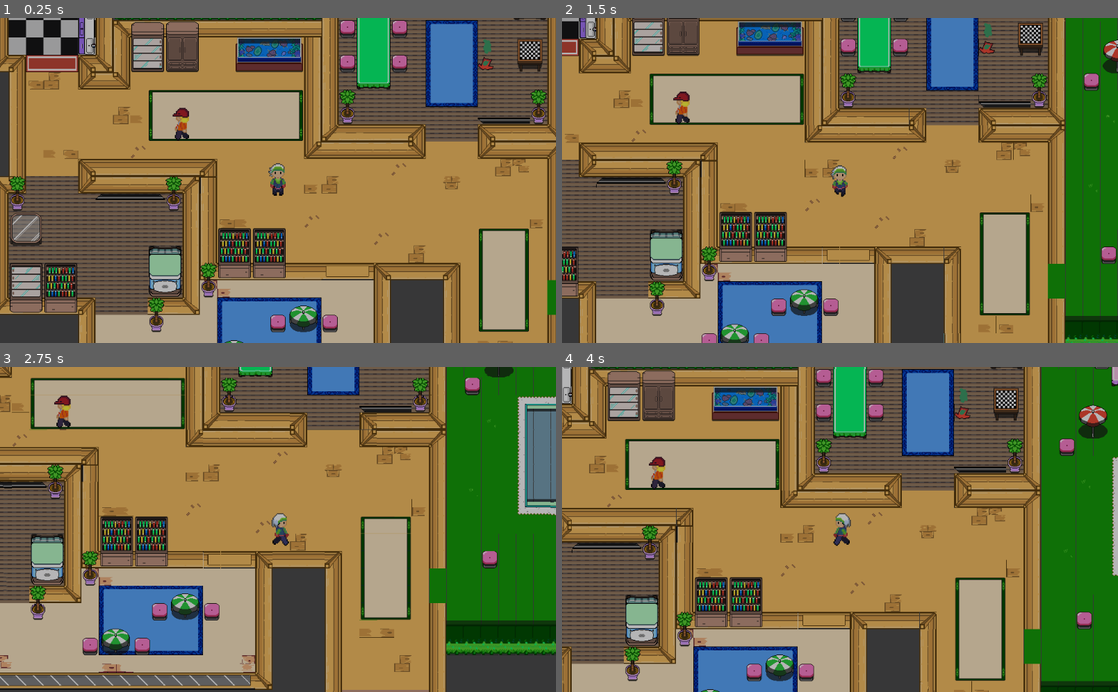
Above: before the commit, frames 1-4 (two rows, left to right).
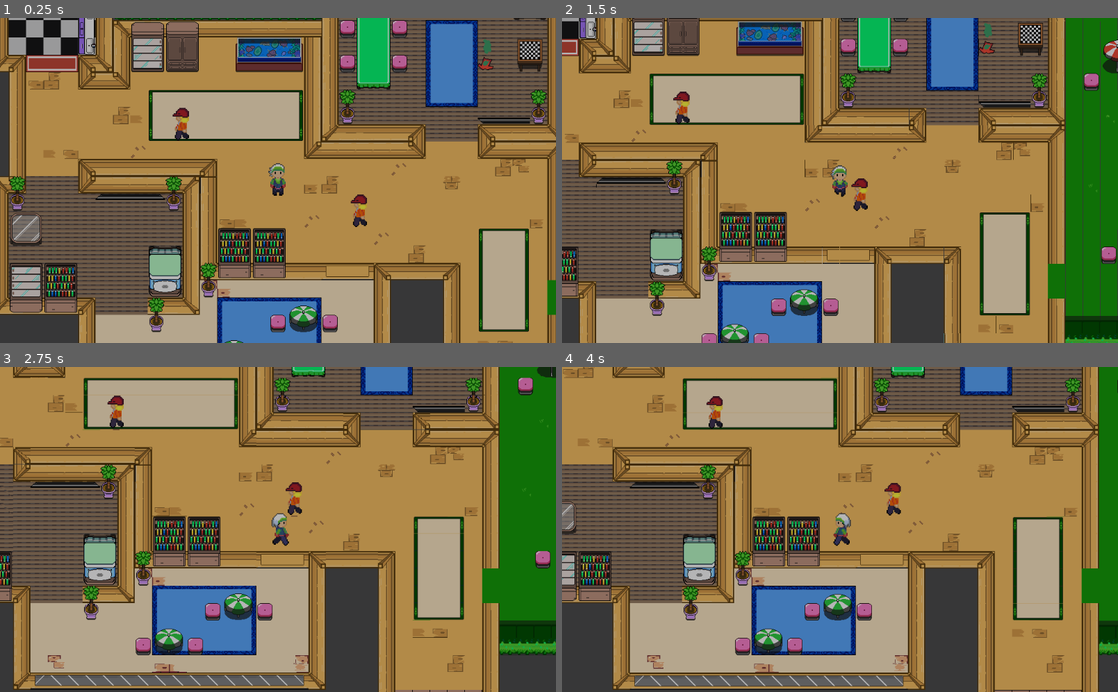
Above: after the commit, the same moments.

Repository: samsvp/Metal-Party-Solid
Game: Godot game, scene res://Node2D.tscn
The game is run twice, just before and just after one commit, with the same random seed, the same clock (stepped at 60 frames per second) and the same inputs.
Inputs:
- Up to frame 1 (0.25 s): no input
- Up to frame 2 (1.5 s): hold Right (ui_right) 0.53-1.28 s; hold Down (ui_down) from 1.28 s (still down)
- Up to frame 3 (2.75 s): release Down (ui_down) at 2.03 s; hold Right (ui_right) from 2.03 s (still down)
- Up to frame 4 (4 s): release Right (ui_right) at 2.78 s; hold Up (ui_up) 2.78-3.53 s; hold Left (ui_left) from 3.53 s (still down)

The runs differ from the first frame. In frame 1, 0.2% of the frame differs, in the area x 63-66%, y 54-65%; in frame 2, 0.2%; in frame 3, 57%; in frame 4, 79%, in the area x 0-100%, y 0-100%.
Error before the commit: Attempt to call function 'get_simple_path' in base 'null instance' on a null instance. (res://enemy_patrol.gd:40)

Commit message:
create follow enemy in main scene

Diff:
--- a/Node2D.tscn
+++ b/Node2D.tscn
@@ -1,10 +1,11 @@
-[gd_scene load_steps=7 format=2]
+[gd_scene load_steps=8 format=2]
 
 [ext_resource path="res://assets/tile_sets/Node2D.tres" type="TileSet" id=1]
 [ext_resource path="res://Player.tscn" type="PackedScene" id=2]
 [ext_resource path="res://enemy.tscn" type="PackedScene" id=3]
 [ext_resource path="res://Camera2D.gd" type="Script" id=4]
 [ext_resource path="res://assets/sprites/BlackOverlay.png" type="Texture" id=5]
+[ext_resource path="res://enemy_follow.gd" type="Script" id=6]
 
 [sub_resource type="Curve2D" id=1]
 _data = {
@@ -86,7 +87,16 @@
 
 [node name="enemy" parent="." instance=ExtResource( 3 )]
 position = Vector2( 352, 320 )
+speed = 150.0
+nav_2d_path = NodePath("../Navigation2D")
+player_path = NodePath("../Player")
 waypoints_path = NodePath("../Waypoints")
+
+[node name="enemy_follow" parent="." instance=ExtResource( 3 )]
+position = Vector2( 680, 480 )
+script = ExtResource( 6 )
+nav_2d_path = NodePath("../Navigation2D")
+player_path = NodePath("../Player")
 
 [node name="Camera2D" type="Camera2D" parent="."]
 position = Vector2( 528, 424 )
